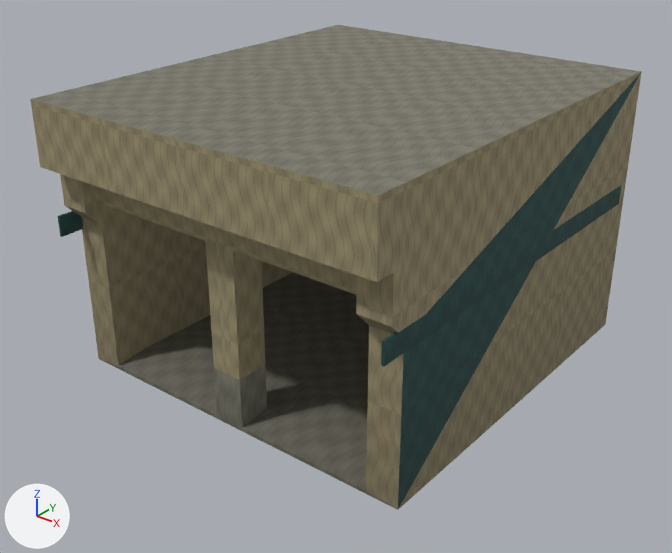
Before and after pictures for a commit that changed the glTF model public/assets/models/circuits/kits/pit-garage.glb.
One viewpoint serves both versions: a 50 mm lens placed at (9.66, -12.52, 9.2), pointed at (0.05, -0.5, 1.75). Lighting does not change. The marker at lower left points along +X, +Y and +Z. The older version comes first.

Objects in the first picture: 'garage-side-stripe.001', 'pitsGarage(Clone)' and 1 more.
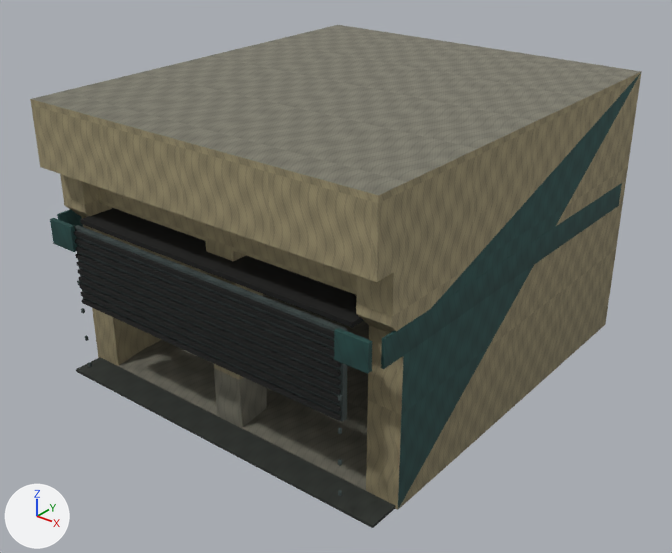
The change, as a diff of the scene's bpy script:
```diff
--- a/public/assets/models/circuits/kits/pit-garage.glb.py
+++ b/public/assets/models/circuits/kits/pit-garage.glb.py
@@ mat_round_two_garage_oil_stained_floor @@
+mat_round_two_garage_oil_stained_floor = bpy.data.materials.new('round-two-garage-oil-stained-floor')
+# uses the picture img_round_two_garage_oil_stained_floor_baked_surface
@@ ob_garage_front_team_stripe_001 @@
+ob_garage_front_team_stripe_001 = bpy.data.objects.new('garage-front-team-stripe.001', me_cube_021_1)  # a box spanning x 2.835..3.405, y -4.02..-3.94, z 2.67..3.13
+ob_garage_front_team_stripe_001.location = (0.0, 0.0, 0.0)
@@ ob_garage_front_team_stripe @@
+ob_garage_front_team_stripe = bpy.data.objects.new('garage-front-team-stripe', me_cube_015_1)  # a box spanning x -3.405..-2.835, y -4.02..-3.94, z 2.67..3.13
+ob_garage_front_team_stripe.location = (0.0, 0.0, 0.0)
@@ ob_garage_front_door_slat_9 @@
+ob_garage_front_door_slat_9 = bpy.data.objects.new('garage-front-door-slat-9', me_cube_013_1)  # a box spanning x -2.87..2.87, y -3.98..-3.9, z 2.98..3.04
+ob_garage_front_door_slat_9.location = (0.0, 0.0, 0.0)
@@ ob_garage_front_door_slat_8 @@
+ob_garage_front_door_slat_8 = bpy.data.objects.new('garage-front-door-slat-8', me_cube_012_1)  # a box spanning x -2.87..2.87, y -3.98..-3.9, z 2.83..2.89
+ob_garage_front_door_slat_8.location = (0.0, 0.0, 0.0)
@@ ob_garage_front_door_slat_7 @@
+ob_garage_front_door_slat_7 = bpy.data.objects.new('garage-front-door-slat-7', me_cube_011_1)  # a box spanning x -2.87..2.87, y -3.98..-3.9, z 2.68..2.74
+ob_garage_front_door_slat_7.location = (0.0, 0.0, 0.0)
@@ ob_garage_front_door_slat_6 @@
+ob_garage_front_door_slat_6 = bpy.data.objects.new('garage-front-door-slat-6', me_cube_010_1)  # a box spanning x -2.87..2.87, y -3.98..-3.9, z 2.54..2.6
+ob_garage_front_door_slat_6.location = (0.0, 0.0, 0.0)
@@ ob_garage_front_door_slat_5 @@
+ob_garage_front_door_slat_5 = bpy.data.objects.new('garage-front-door-slat-5', me_cube_009_1)  # a box spanning x -2.87..2.87, y -3.98..-3.9, z 2.4..2.46
+ob_garage_front_door_slat_5.location = (0.0, 0.0, 0.0)
@@ ob_garage_front_door_slat_4 @@
+ob_garage_front_door_slat_4 = bpy.data.objects.new('garage-front-door-slat-4', me_cube_008_1)  # a box spanning x -2.87..2.87, y -3.98..-3.9, z 2.25..2.31
+ob_garage_front_door_slat_4.location = (0.0, 0.0, 0.0)
@@ ob_garage_front_door_slat_3 @@
+ob_garage_front_door_slat_3 = bpy.data.objects.new('garage-front-door-slat-3', me_cube_007_1)  # a box spanning x -2.87..2.87, y -3.98..-3.9, z 2.1..2.16
+ob_garage_front_door_slat_3.location = (0.0, 0.0, 0.0)
@@ ob_garage_front_door_slat_2 @@
+ob_garage_front_door_slat_2 = bpy.data.objects.new('garage-front-door-slat-2', me_cube_006_1)  # a box spanning x -2.87..2.87, y -3.98..-3.9, z 1.96..2.02
+ob_garage_front_door_slat_2.location = (0.0, 0.0, 0.0)
@@ ob_garage_front_door_slat_1 @@
+ob_garage_front_door_slat_1 = bpy.data.objects.new('garage-front-door-slat-1', me_cube_005_1)  # a box spanning x -2.87..2.87, y -3.98..-3.9, z 1.82..1.88
+ob_garage_front_door_slat_1.location = (0.0, 0.0, 0.0)
@@ ob_garage_front_door_slat_0 @@
+ob_garage_front_door_slat_0 = bpy.data.objects.new('garage-front-door-slat-0', me_cube_004_1)  # a box spanning x -2.87..2.87, y -3.98..-3.9, z 1.67..1.73
+ob_garage_front_door_slat_0.location = (0.0, 0.0, 0.0)
@@ ob_garage_half_raised_roller @@
+ob_garage_half_raised_roller = bpy.data.objects.new('garage-half-raised-roller', me_cube_003_1)  # a box spanning x -2.9..2.9, y -3.92..-3.82, z 1.63..3.08
+ob_garage_half_raised_roller.location = (0.0, 0.0, 0.0)
@@ ob_garage_worn_floor @@
+ob_garage_worn_floor = bpy.data.objects.new('garage-worn-floor', me_cube_002_1)  # a box spanning x -3.45..3.45, y -3.9..3.9, z 0.0..0.06
+ob_garage_worn_floor.location = (0.0, 0.0, 0.0)
@@ ob_garage_dark_ceiling @@
+ob_garage_dark_ceiling = bpy.data.objects.new('garage-dark-ceiling', me_cube_001_1)  # a box spanning x -2.92..2.92, y -3.75..3.75, z 3.08..3.16
+ob_garage_dark_ceiling.location = (0.0, 0.0, 0.0)
```

Pixel boxes [x1, y1, x2, y2] of what changed, in the pictures (672 x 553 px):
'garage-worn-floor', added
    after: [76, 357, 395, 528]
'garage-dark-ceiling', added
    after: [80, 208, 364, 328]
'garage-half-raised-roller', added
    after: [75, 225, 347, 422]
'garage-front-door-slat-6', added
    after: [75, 254, 341, 368]
'garage-front-door-slat-5', added
    after: [76, 261, 341, 377]
'garage-front-door-slat-4', added
    after: [78, 269, 341, 386]
'garage-front-door-slat-3', added
    after: [78, 277, 341, 394]
'garage-front-door-slat-9', added
    after: [74, 230, 334, 338]
'garage-front-door-slat-1', added
    after: [80, 292, 341, 412]
'garage-front-door-slat-8', added
    after: [75, 238, 334, 347]
'garage-front-door-slat-0', added
    after: [82, 299, 341, 421]
'garage-front-door-slat-2', added
    after: [80, 284, 341, 403]
'garage-front-door-slat-7', added
    after: [76, 246, 334, 356]
'garage-front-team-stripe.001', added (cyan)
    after: [334, 328, 372, 374]
'garage-front-team-stripe', added (cyan)
    after: [50, 218, 77, 252]
